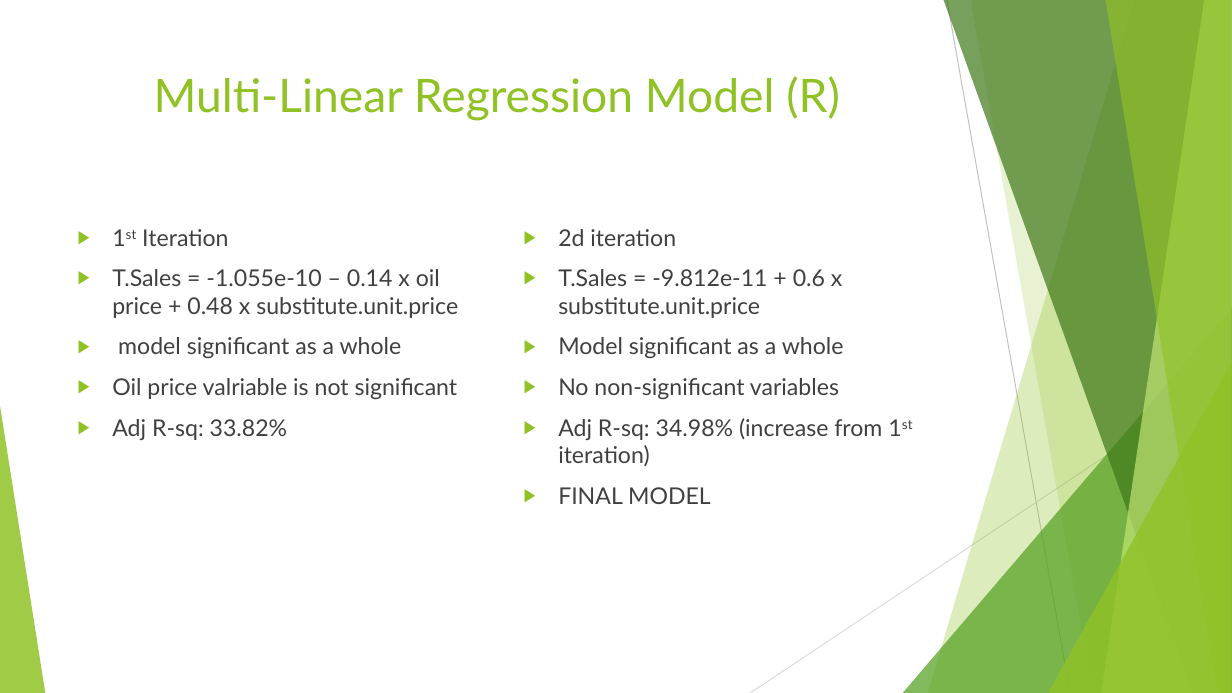
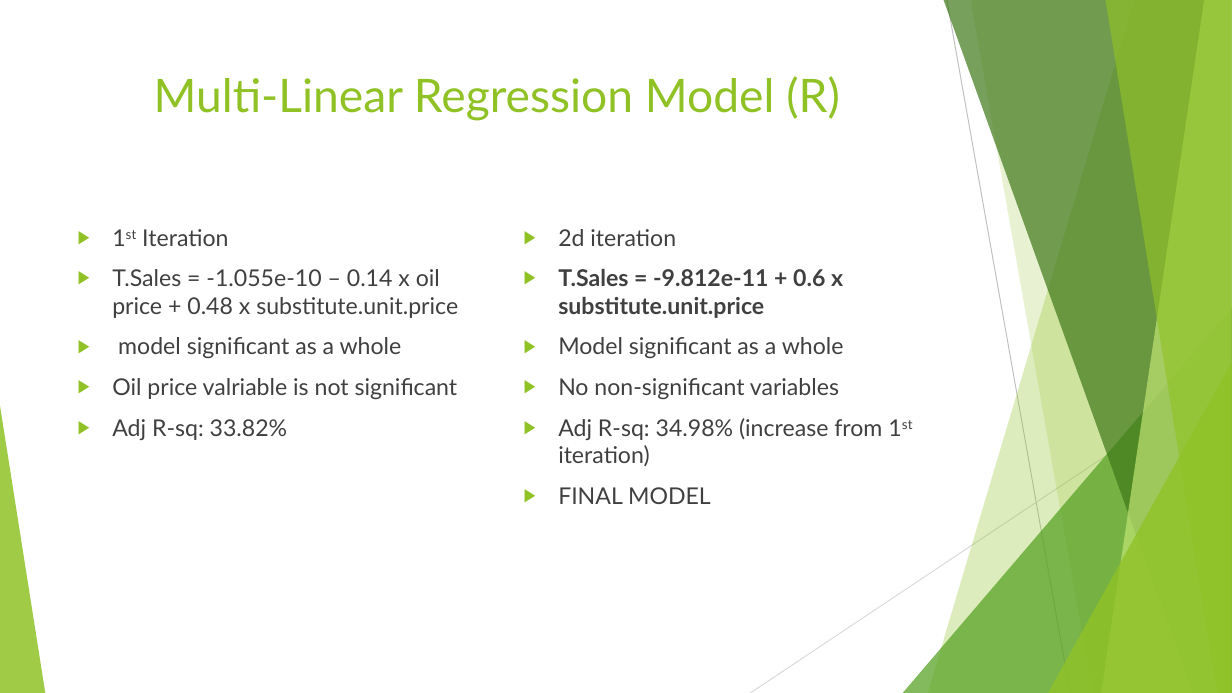
Before and after one commit to sonamgupta1105/Tesla_Analytics, a slide deck: slide 7 of finalPptTesla.pptx. Drawn at 1232x693 pixels with LibreOffice and Linux fonts; fonts in the diff are those of the drawing. Boxes give left, top, right and bottom in pixels: in the first picture for what was removed or moved away, otherwise in the second. Text is boxed around its words. In the diff, an @@ line names an element or a change of style, - is before the commit and + after.

```diff
--- a/finalPptTesla.pptx
+++ b/finalPptTesla.pptx
@@ text at bbox=[558, 269, 843, 318]: bold on in "T.Sales = -9.812e-11 + 0.6 x substitute.unit.price" @@
```
Also in this commit, not shown: 3 other slides changed.
